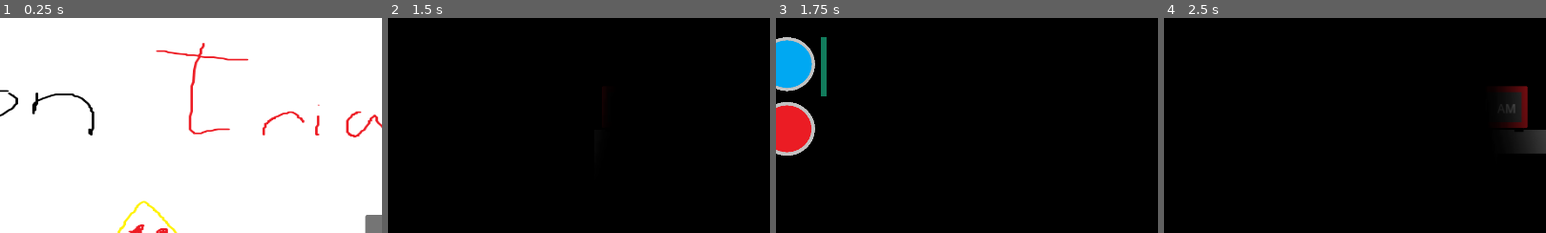
Above: before the commit, frames 1-4 (left to right).
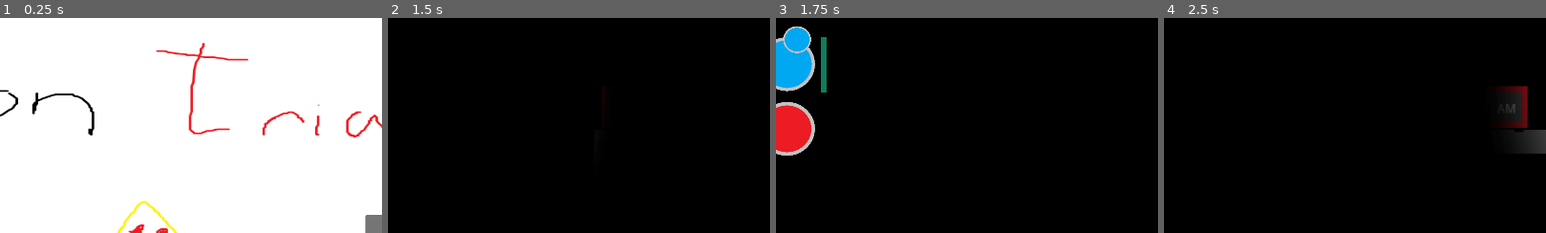
Above: after the commit, the same moments.

Repository: Mageh533/TriangulinProject
Game: Godot game, scene res://Scenes/MainMenu.tscn
Same seed, same stepped clock (60 frames per second), same inputs: the game is played once before the commit and once after it.
Inputs (mouse positions are % of the whole screen's width and height, from its top left):
- Up to frame 1 (0.25 s): no input
- Up to frame 2 (1.5 s): click "Joguina24" at 0.5 s; tap Enter at 1.25 s; move the mouse to (5, 50) at 1.27 s; tap R (recharge) at 1.35 s
- Up to frame 3 (1.75 s): no input
- Up to frame 4 (2.5 s): move the mouse to (95, 50) at 2.02 s; tap R (recharge) at 2.1 s
The pictures show only the part of the screen within x 13-63%, y 34-84%; the shares and areas given below are measured in that part.

Frames 1-2 are identical in both runs. In frame 3, 0.6% of the frame differs, in the area x 2-14%, y 3-37%; in frame 4, nothing differs.

Commit message:
Glass crack effect and shock actually works

Diff:
--- a/Scenes/MainScene.tscn
+++ b/Scenes/MainScene.tscn
@@ -11,12 +11,17 @@
 [ext_resource type="Texture2D" uid="uid://d1x3h41n6h53v" path="res://Assets/Objects/Caja.png" id="7_ki6an"]
 [ext_resource type="Texture2D" uid="uid://dx2ounxchmu4w" path="res://Assets/Monsters/Triangulin/Fase_1.png" id="7_od8ki"]
 [ext_resource type="Texture2D" uid="uid://dyujd2dk7d31l" path="res://Assets/Objects/manivela.png" id="8_adp5h"]
+[ext_resource type="Texture2D" uid="uid://bx32p8nxmcjia" path="res://Assets/Effects/GlassCrack/1.png" id="8_nx5h4"]
 [ext_resource type="Script" path="res://Scripts/Game/Objects/CajaDeMusica.gd" id="8_thh0d"]
 [ext_resource type="Texture2D" uid="uid://dwurdxases13o" path="res://Assets/Monsters/Triangulin/Fase_2.png" id="8_uvl3o"]
 [ext_resource type="Texture2D" uid="uid://bpeaq7c0bq0pr" path="res://Assets/Monsters/Triangulin/Fase_3.png" id="9_to6dm"]
+[ext_resource type="Texture2D" uid="uid://cqmbxaw0v0nty" path="res://Assets/Effects/GlassCrack/2.png" id="9_vlyus"]
+[ext_resource type="Texture2D" uid="uid://b2a22d01nqfe2" path="res://Assets/Effects/GlassCrack/3.png" id="10_bapwq"]
 [ext_resource type="Texture2D" uid="uid://bfkxvfimenoab" path="res://Assets/Monsters/Triangulin/Fase_4.png" id="10_m5mm7"]
 [ext_resource type="Script" path="res://Scripts/Game/Monsters/Triangulin.gd" id="11_pmmvt"]
+[ext_resource type="Texture2D" uid="uid://cqtgjehq7h3y4" path="res://Assets/Effects/GlassCrack/4.png" id="11_s2a83"]
 [ext_resource type="Texture2D" uid="uid://cenpqxnpvn8gu" path="res://Assets/Monsters/Circulin/Circulin.png" id="12_3wvat"]
+[ext_resource type="Texture2D" uid="uid://b66ym3emxg53t" path="res://Assets/Effects/GlassCrack/5.png" id="12_qfss0"]
 [ext_resource type="Texture2D" uid="uid://doae7fjenp4cx" path="res://Assets/Effects/zzz.png" id="12_v4u3i"]
 [ext_resource type="Script" path="res://Scripts/Game/Monsters/Circulin.gd" id="13_hgak7"]
 [ext_resource type="Script" path="res://Scripts/Game/Objects/Despertador.gd" id="13_jswqi"]
@@ -37,6 +42,7 @@
 [ext_resource type="Script" path="res://Scripts/Game/Objects/Radios.gd" id="22_8qmgw"]
 [ext_resource type="Shader" path="res://Assets/Effects/TVNoise.gdshader" id="22_ersd0"]
 [ext_resource type="Texture2D" uid="uid://ctc7650yn8r2c" path="res://Assets/Effects/flaslight.png" id="23_571ms"]
+[ext_resource type="Script" path="res://Scripts/Game/Objects/Ventana.gd" id="27_1ir03"]
 [ext_resource type="Texture2D" uid="uid://cbh438noyaf2j" path="res://Assets/UI/battery.svg" id="31_vrffb"]
 [ext_resource type="Texture2D" uid="uid://u0crq5pyqcw3" path="res://Assets/UI/volume.svg" id="31_xkdqm"]
 [ext_resource type="Texture2D" uid="uid://dsxtb84lfs1d4" path="res://Assets/Monsters/Circulin/1.1.png" id="34_suhq1"]
@@ -44,6 +50,49 @@
 [ext_resource type="Texture2D" uid="uid://ct302ntfp2l3g" path="res://Assets/Monsters/Circulin/3.1.png" id="36_6e3mg"]
 [ext_resource type="Texture2D" uid="uid://bc1eor6tprmix" path="res://Assets/Monsters/Circulin/4.1.png" id="37_a37y8"]
 [ext_resource type="Texture2D" uid="uid://bebj2pooh4rqk" path="res://Assets/Monsters/Circulin/5.1.png" id="38_uvok8"]
+
+[sub_resource type="SpriteFrames" id="SpriteFrames_e7v5w"]
+animations = [{
+"frames": [{
+"duration": 1.0,
+"texture": ExtResource("8_nx5h4")
+}],
+"loop": true,
+"name": &"Stage1",
+"speed": 5.0
+}, {
+"frames": [{
+"duration": 1.0,
+"texture": ExtResource("9_vlyus")
+}],
+"loop": true,
+"name": &"Stage2",
+"speed": 5.0
+}, {
+"frames": [{
+"duration": 1.0,
+"texture": ExtResource("10_bapwq")
+}],
+"loop": true,
+"name": &"Stage3",
+"speed": 5.0
+}, {
+"frames": [{
+"duration": 1.0,
+"texture": ExtResource("11_s2a83")
+}],
+"loop": true,
+"name": &"Stage4",
+"speed": 5.0
+}, {
+"frames": [{
+"duration": 1.0,
+"texture": ExtResource("12_qfss0")
+}],
+"loop": true,
+"name": &"Stage5",
+"speed": 5.0
+}]
 
 [sub_resource type="SpriteFrames" id="SpriteFrames_yqs6t"]
 animations = [{
@@ -561,6 +610,22 @@
 "values": [true]
 }
 
+[sub_resource type="Animation" id="Animation_ubodj"]
+resource_name = "WindowButtonPushed"
+length = 0.5
+tracks/0/type = "value"
+tracks/0/imported = false
+tracks/0/enabled = true
+tracks/0/path = NodePath("Interactable/Ventana/BotonAzul:modulate")
+tracks/0/interp = 1
+tracks/0/loop_wrap = true
+tracks/0/keys = {
+"times": PackedFloat32Array(0, 0.5),
+"transitions": PackedFloat32Array(1, 1),
+"update": 0,
+"values": [Color(1, 1, 1, 1), Color(1, 1, 1, 0.513726)]
+}
+
 [sub_resource type="AnimationLibrary" id="AnimationLibrary_hxr4n"]
 _data = {
 "AlarmBlink": SubResource("Animation_jv2oe"),
@@ -569,7 +634,8 @@
 "GameLose": SubResource("Animation_8p7iw"),
 "GameWin": SubResource("Animation_1kxgc"),
 "TriangulinGaugeFade": SubResource("Animation_pntbf"),
-"TriangulinKill": SubResource("Animation_c0q0n")
+"TriangulinKill": SubResource("Animation_c0q0n"),
+"WindowButtonPushed": SubResource("Animation_ubodj")
 }
 
 [node name="MainScene" type="Node2D"]
@@ -620,12 +686,6 @@
 texture = ExtResource("6_3byo8")
 expand_mode = 1
 script = ExtResource("6_ori24")
-
-[node name="DebugHealth" type="Label" parent="Static/Cristal"]
-layout_mode = 0
-offset_right = 40.0
-offset_bottom = 23.0
-text = "Health: 100"
 
 [node name="GlassParticles" type="CPUParticles2D" parent="Static/Cristal"]
 position = Vector2(413, 77)
@@ -641,6 +701,27 @@
 initial_velocity_max = 300.0
 scale_amount_min = 3.0
 scale_amount_max = 3.0
+
+[node name="BreakParticles" type="CPUParticles2D" parent="Static/Cristal"]
+position = Vector2(413, 77)
+emitting = false
+amount = 100
+lifetime = 2.0
+one_shot = true
+explosiveness = 1.0
+emission_shape = 3
+emission_rect_extents = Vector2(300, 100)
+spread = 180.0
+initial_velocity_min = 300.0
+initial_velocity_max = 300.0
+scale_amount_min = 3.0
+scale_amount_max = 3.0
+
+[node name="Grietas" type="AnimatedSprite2D" parent="Static/Cristal"]
+position = Vector2(420, 130)
+scale = Vector2(0.94, 0.94)
+sprite_frames = SubResource("SpriteFrames_e7v5w")
+animation = &"Stage1"
 
 [node name="Mosters" type="Node2D" parent="."]
 
@@ -803,6 +884,19 @@
 offset_bottom = 83.0
 mouse_filter = 1
 
+[node name="BotonAzul" type="Sprite2D" parent="Interactable/Puerta/BotonAzul"]
+position = Vector2(29.75, -72.5)
+scale = Vector2(0.5, 0.5)
+texture = ExtResource("16_b2dq5")
+
+[node name="ShockDoor" type="Button" parent="Interactable/Puerta/BotonAzul/BotonAzul"]
+modulate = Color(1, 1, 1, 0)
+offset_left = -85.0
+offset_top = -79.0
+offset_right = 82.0
+offset_bottom = 83.0
+mouse_filter = 1
+
 [node name="BotonRojo" type="Sprite2D" parent="Interactable/Puerta"]
 position = Vector2(29.75, 25)
 scale = Vector2(0.5, 0.5)
@@ -825,10 +919,10 @@
 texture_scale = 5.5
 
 [node name="UsageGauge" type="ProgressBar" parent="Interactable/Puerta"]
-offset_left = 79.9056
-offset_top = -111.889
-offset_right = 88.9056
-offset_bottom = -22.8889
+offset_left = 80.0
+offset_top = -112.0
+offset_right = 89.0
+offset_bottom = -29.0
 mouse_filter = 1
 theme_override_styles/background = SubResource("StyleBoxFlat_8he2t")
 theme_override_styles/fill = SubResource("StyleBoxFlat_36xep")
@@ -837,6 +931,8 @@
 show_percentage = false
 
 [node name="Ventana" type="Node2D" parent="Interactable"]
+script = ExtResource("27_1ir03")
+shockNoise = 0.5
 
 [node name="Barrera_Ventana" type="Sprite2D" parent="Interactable/Ventana"]
 visible = false
@@ -849,10 +945,44 @@
 scale = Vector2(0.5, 0.5)
 texture = ExtResource("16_b2dq5")
 
+[node name="ShockWindow" type="Button" parent="Interactable/Ventana/BotonAzul"]
+modulate = Color(1, 1, 1, 0)
+offset_left = -86.0
+offset_top = -80.0
+offset_right = 84.0
+offset_bottom = 82.0
+
 [node name="BotonRojo" type="Sprite2D" parent="Interactable/Ventana"]
 position = Vector2(1758, 415)
 scale = Vector2(0.5, 0.5)
 texture = ExtResource("17_eiet5")
+
+[node name="ShockEffect_Ventana" type="CPUParticles2D" parent="Interactable/Ventana"]
+position = Vector2(1707, 225)
+scale = Vector2(0.896094, 0.898611)
+emitting = false
+amount = 62
+lifetime = 2.0
+one_shot = true
+emission_shape = 3
+emission_rect_extents = Vector2(300, 100)
+spread = 180.0
+initial_velocity_min = 323.23
+initial_velocity_max = 323.23
+scale_amount_min = 5.0
+scale_amount_max = 5.0
+color = Color(0.360784, 0.568627, 1, 1)
+
+[node name="UsageGauge" type="ProgressBar" parent="Interactable/Ventana"]
+offset_left = 1617.0
+offset_top = 461.0
+offset_right = 1700.0
+offset_bottom = 471.0
+mouse_filter = 1
+theme_override_styles/background = SubResource("StyleBoxFlat_8he2t")
+theme_override_styles/fill = SubResource("StyleBoxFlat_36xep")
+max_value = 10.0
+show_percentage = false
 
 [node name="Radios" type="Node2D" parent="Interactable"]
 script = ExtResource("22_8qmgw")
@@ -1187,6 +1317,10 @@
 [connection signal="button_up" from="Interactable/CajaDeMusica/Accion" to="Interactable/CajaDeMusica" method="_on_accion_button_up"]
 [connection signal="doorDisable" from="Interactable/Puerta" to="." method="_on_puerta_door_disable"]
 [connection signal="pressed" from="Interactable/Puerta/BotonAzul/ShockDoor" to="Interactable/Puerta" method="_on_shock_door_pressed"]
+[connection signal="pressed" from="Interactable/Puerta/BotonAzul/BotonAzul/ShockDoor" to="Interactable/Puerta" method="_on_shock_door_pressed"]
+[connection signal="shocking" from="Interactable/Ventana" to="Mosters/Circulin" method="_on_ventana_shocking"]
+[connection signal="windowDisable" from="Interactable/Ventana" to="." method="_on_ventana_window_disable"]
+[connection signal="pressed" from="Interactable/Ventana/BotonAzul/ShockWindow" to="Interactable/Ventana" method="_on_shock_window_pressed"]
 [connection signal="pressed" from="Interactable/Radios/Radio1/Apagar" to="Interactable/Radios" method="_on_apagar_pressed"]
 [connection signal="pressed" from="Interactable/Radios/Radio2/Apagar" to="Interactable/Radios" method="_on_apagar_pressed"]
 [connection signal="pressed" from="Interactable/Radios/Radio3/Apagar" to="Interactable/Radios" method="_on_apagar_pressed"]
--- a/Scripts/Game/GameLogic.gd
+++ b/Scripts/Game/GameLogic.gd
@@ -88,3 +88,6 @@
 		$UIAnims.play_backwards("AlarmBlink")
 	else:
 		$UIAnims.play("AlarmBlink")
+
+func _on_ventana_window_disable():
+	$UIAnims.play("WindowButtonPushed")
--- a/Scripts/Game/Mechanics/Cristal.gd
+++ b/Scripts/Game/Mechanics/Cristal.gd
@@ -5,10 +5,28 @@
 @export var health = 100
 
 func _process(delta):
-	$DebugHealth.text = str(health)
+	if health <= 80 and health > 60:
+		$Grietas.show()
+		$Grietas.play("Stage1")
+	elif health <= 60 and health > 50:
+		$Grietas.show()
+		$Grietas.play("Stage2")
+	elif health <= 50 and health > 40:
+		$Grietas.show()
+		$Grietas.play("Stage3")
+	elif health <= 40 and health > 20:
+		$Grietas.show()
+		$Grietas.play("Stage4")
+	elif health <= 20:
+		$Grietas.show()
+		$Grietas.play("Stage5")
+	else:
+		$Grietas.hide()
 
 func _on_circulin_hit_glass(damage):
 	health -= damage
 	if health <= 0:
 		emit_signal("broken")
+		self_modulate.a = 0
+		$BreakParticles.restart()
 	$GlassParticles.restart()
--- a/Scripts/Game/Monsters/Circulin.gd
+++ b/Scripts/Game/Monsters/Circulin.gd
@@ -9,6 +9,7 @@
 @export var glassDamage : int = 10
 var shovelTime = 0
 var active = false
+var shocked = false
 
 func _ready():
 	hide()
@@ -22,12 +23,16 @@
 			$CirAnims.play("HIT")
 
 func hit():
-	emit_signal("hitGlass", glassDamage)
+	if shocked:
+		dissapear()
+	else:
+		emit_signal("hitGlass", glassDamage)
 
 func makeNoise():
 	GlobalVariables.tempNoise += glassNoise
 
 func appear():
+	shocked = false
 	show()
 	$CirAnims.play("Fade")
 	active = true
@@ -48,3 +53,7 @@
 	dissapear()
 	await get_tree().create_timer(3).timeout
 	emit_signal("circulinKill")
+
+func _on_ventana_shocking():
+	if !shocked:
+		shocked = true
--- /dev/null
+++ b/Scripts/Game/Objects/Ventana.gd
@@ -0,0 +1,44 @@
+extends Node2D
+
+signal windowDisable
+signal shocking
+
+@export var usageTime = 10
+@export var shockNoise : float = 10
+@export var alarmNoise : float = 10
+var currentUsage = 0
+var activated = false
+
+# Called when the node enters the scene tree for the first time.
+func _ready():
+	currentUsage = usageTime
+
+# Called every frame. 'delta' is the elapsed time since the previous frame.
+func _process(delta):
+	$UsageGauge.value = currentUsage
+	if activated and currentUsage > 0:
+		currentUsage -= delta
+		emit_signal("shocking")
+		if currentUsage <= 0:
+			disableWindow()
+
+func disableWindow():
+	if activated:
+		GlobalVariables.permNoise -= shockNoise
+		activated = false
+		$Barrera_Ventana.hide()
+		$BotonAzul/ShockWindow.disabled = true
+		emit_signal("windowDisable")
+
+
+func _on_shock_window_pressed():
+	if currentUsage > 0:
+		if activated:
+			$Barrera_Ventana.hide()
+			activated = false
+			GlobalVariables.permNoise -= shockNoise
+		else:
+			$Barrera_Ventana.show()
+			$ShockEffect_Ventana.restart()
+			activated = true
+			GlobalVariables.permNoise += shockNoise
Binary file added: Assets/Effects/GlassCrack/1.png
Not shown, added: Assets/Effects/GlassCrack/1.png.import
Binary file added: Assets/Effects/GlassCrack/2.png
Not shown, added: Assets/Effects/GlassCrack/2.png.import
Binary file added: Assets/Effects/GlassCrack/3.png
Not shown, added: Assets/Effects/GlassCrack/3.png.import
Binary file added: Assets/Effects/GlassCrack/4.png
Not shown, added: Assets/Effects/GlassCrack/4.png.import
Binary file added: Assets/Effects/GlassCrack/5.png
Not shown, added: Assets/Effects/GlassCrack/5.png.import
Not shown: 1 places in Scenes/MainScene.tscn that only renumber resources
Not shown, added: export_presets.cfg
